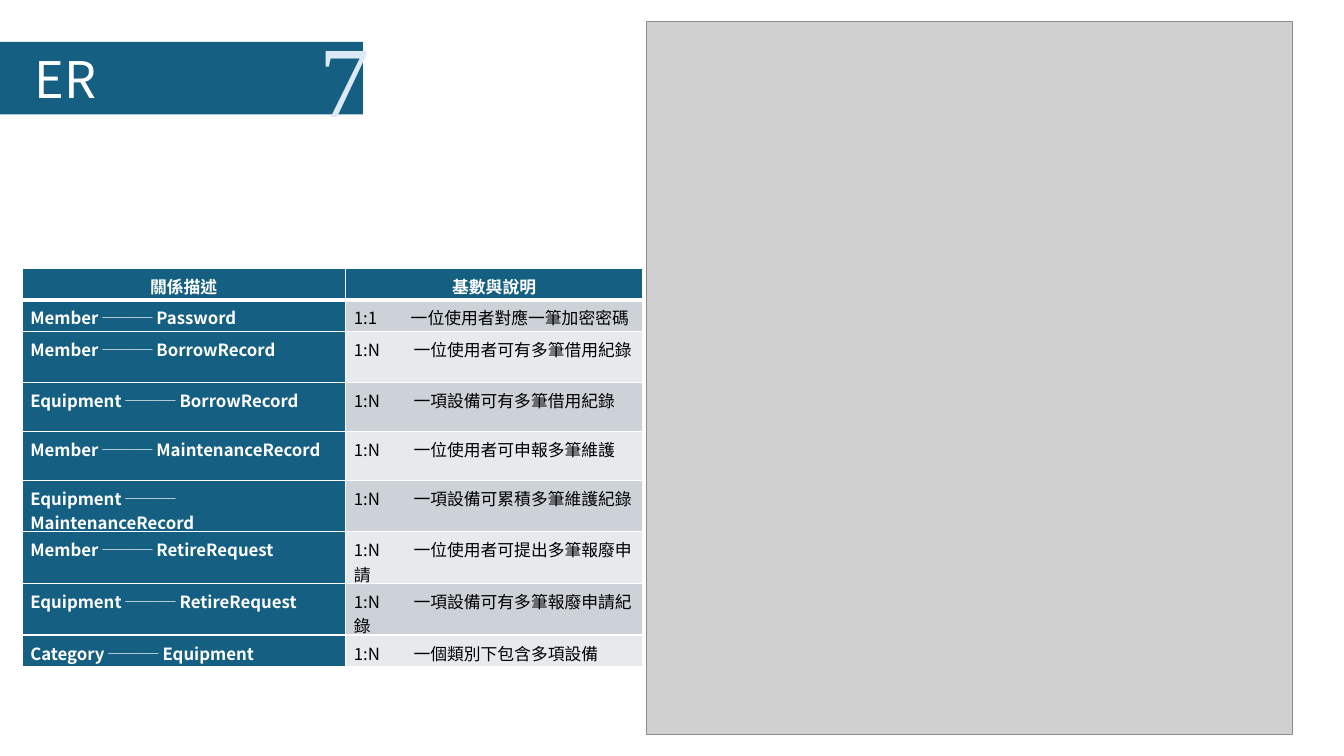
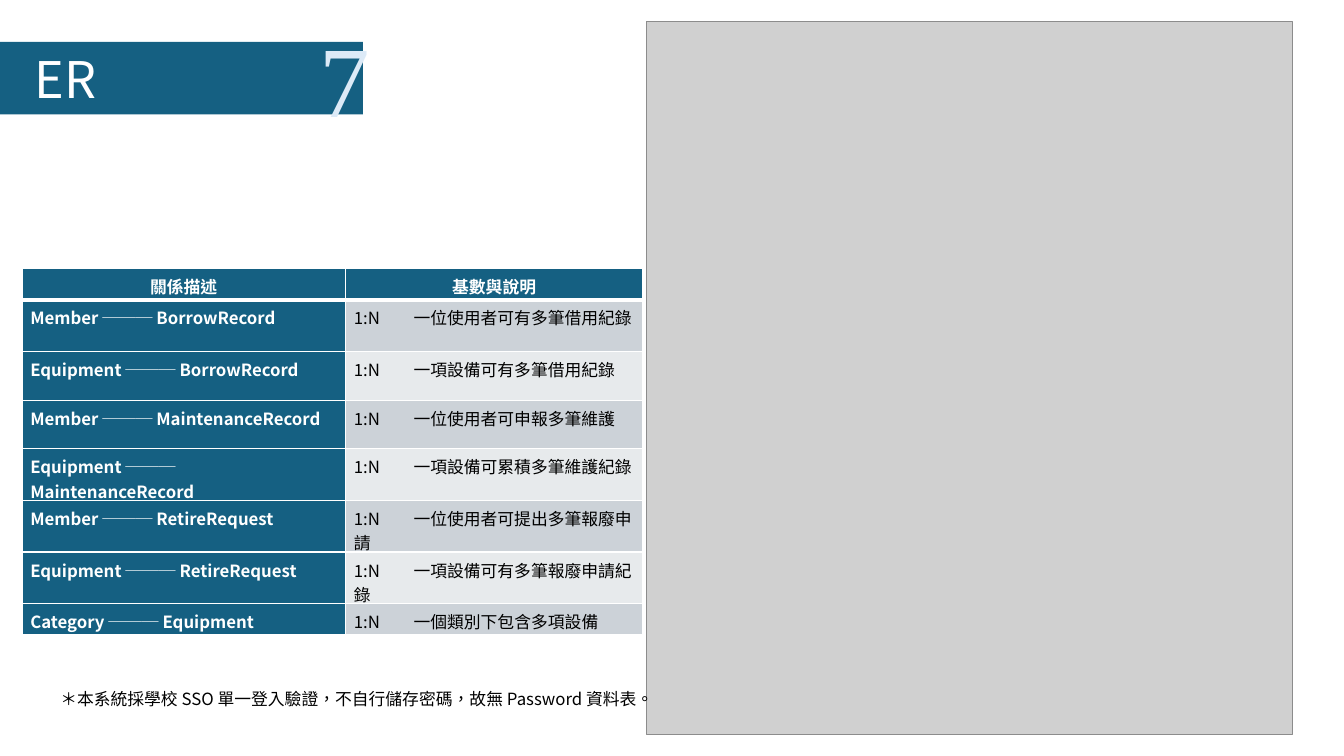
Before and after one commit to LazyEmotionO/NFU_DATABASE, a slide deck: slide 15 of 第四組_資料庫系統期末Part I簡報.pptx. Drawn at 1344x756 pixels with LibreOffice and Linux fonts; fonts in the diff are those of the drawing; grey boxes stand for pictures. Boxes give left, top, right and bottom in pixels: in the first picture for what was removed or moved away, otherwise in the second. Text is boxed around its words. In the diff, an @@ line names an element or a change of style, - is before the commit and + after.

Commit message:
update password to SSO vaild

```diff
--- a/第四組_資料庫系統期末Part I簡報.pptx
+++ b/第四組_資料庫系統期末Part I簡報.pptx
@@ table at box(22, 268, 643, 643) @@
-row 2: Member ─── Password | 1:1 一位使用者對應一筆加密密碼
@@ text added at box(60, 688, 653, 710), 12 pt, text #000000 @@
+＊本系統採學校 SSO 單一登入驗證，不自行儲存密碼，故無 Password 資料表。
```
Also in this commit, not shown: 3 other slides changed, 2 other files.
